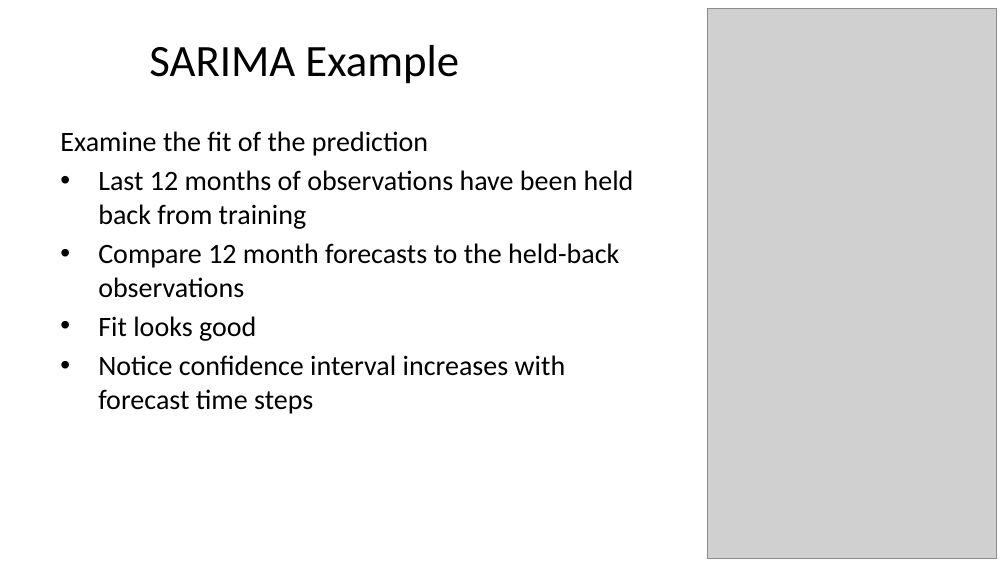
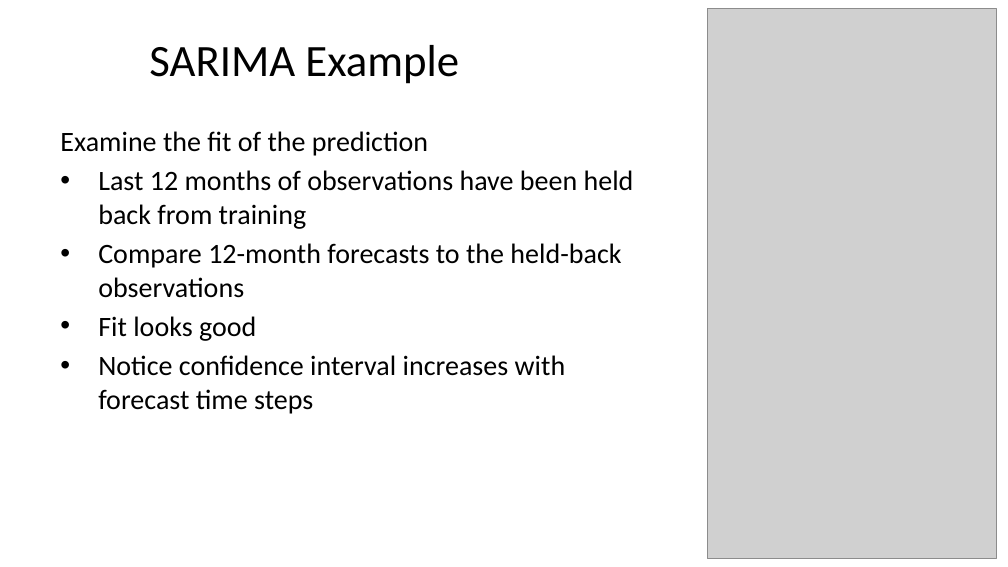
Before and after one commit to StephenElston/CSCI-E-83, a slide deck: slide 59 of LectureSlides/12_IntroductionToTimeSeriesForecasting.pptx (slide 50 before the commit). Drawn at 1008x567 pixels with LibreOffice and Linux fonts; fonts in the diff are those of the drawing; grey boxes stand for pictures. Boxes give left, top, right and bottom in pixels: in the first picture for what was removed or moved away, otherwise in the second. Text is boxed around its words. In the diff, an @@ line names an element or a change of style, - is before the commit and + after.

Commit message:
Added section slides, added annimations, corrected typos

```diff
--- a/LectureSlides/12_IntroductionToTimeSeriesForecasting.pptx
+++ b/LectureSlides/12_IntroductionToTimeSeriesForecasting.pptx
@@ text at <box>98,243,621,298</box>: text changed @@
-• Compare 12 month forecasts to the held-back observations
+• Compare 12-month forecasts to the held-back observations
```
Also in this commit, not shown: 11 other slides changed, 11 slides added.
